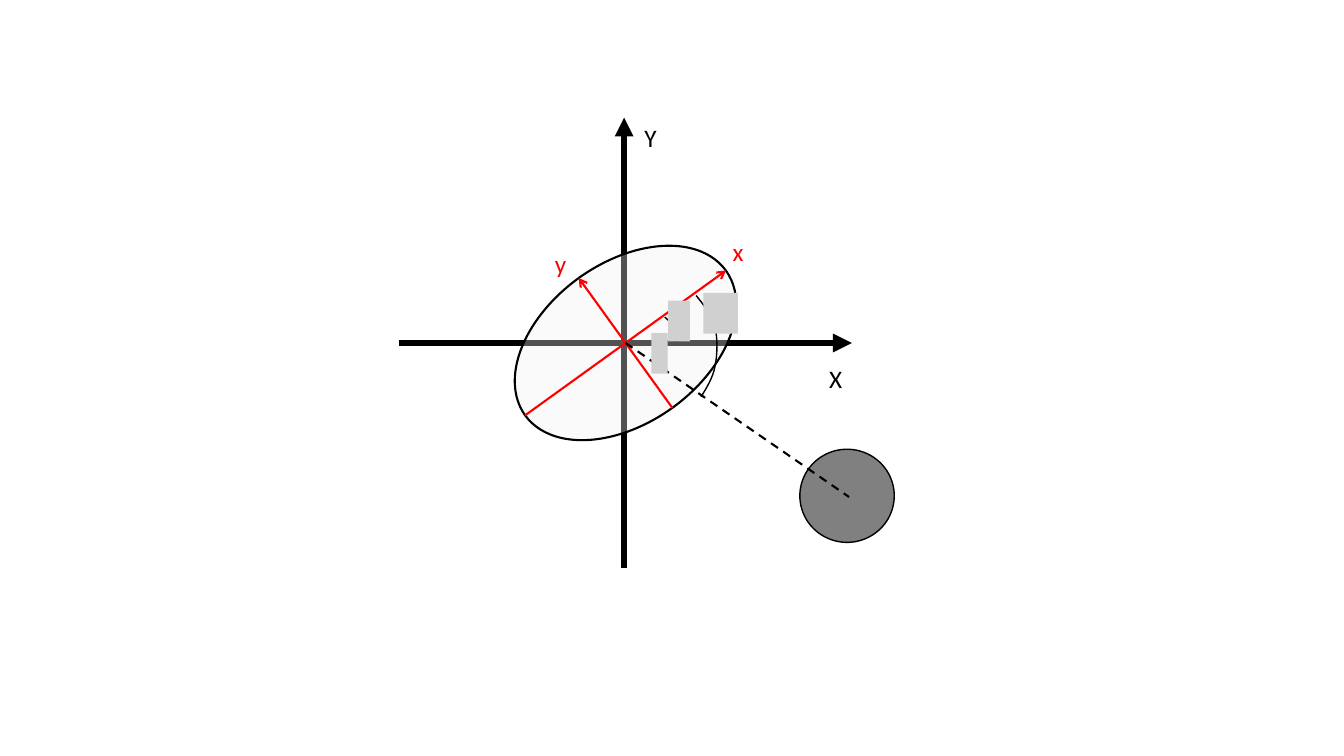
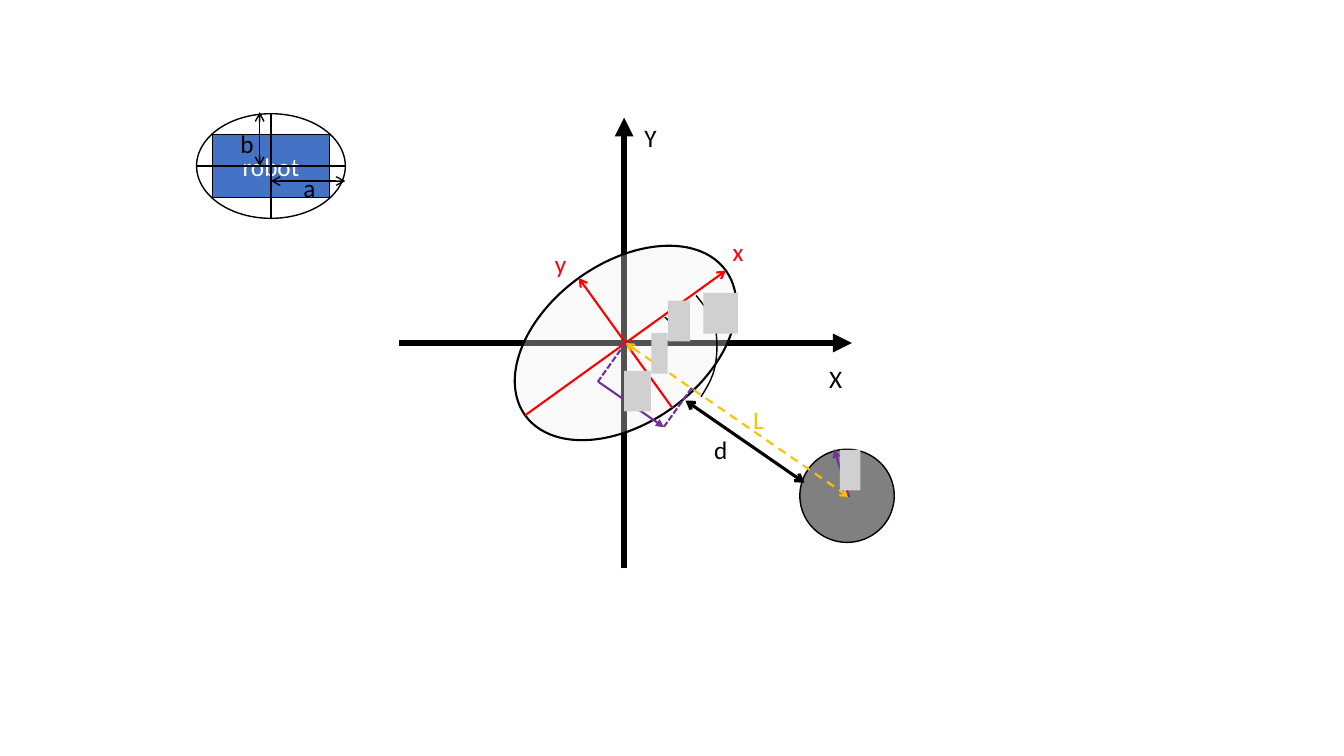
Before and after one commit to Yi-An-Wang/institute_information, a slide deck: slide 20 of path_planing/VO_code_try/robot_properties3.pptx. Drawn at 1344x756 pixels with LibreOffice and Linux fonts; fonts in the diff are those of the drawing; grey boxes stand for pictures. Boxes give left, top, right and bottom in pixels: in the first picture for what was removed or moved away, otherwise in the second. Text is boxed around its words. In the diff, an @@ line names an element or a change of style, - is before the commit and + after.

Commit message:
2024/11/25-2

```diff
--- a/path_planing/VO_code_try/robot_properties3.pptx
+++ b/path_planing/VO_code_try/robot_properties3.pptx
@@ group added at <box>197,112,346,219</box>: 2 lines, 2 double arrows, 2 texts, 1 ellipse, 1 rectangle @@
+robot
+a
+b
@@ line (626, 343) - (849, 497): line to double arrow; stroke #000000 1.5 pt dashed to #FFC000 1.5 pt dashed @@
@@ group added at <box>598,343,861,497</box>: 2 texts, 2 arrows, 2 lines, 2 pictures, 1 double arrow @@
+d
+L
```
